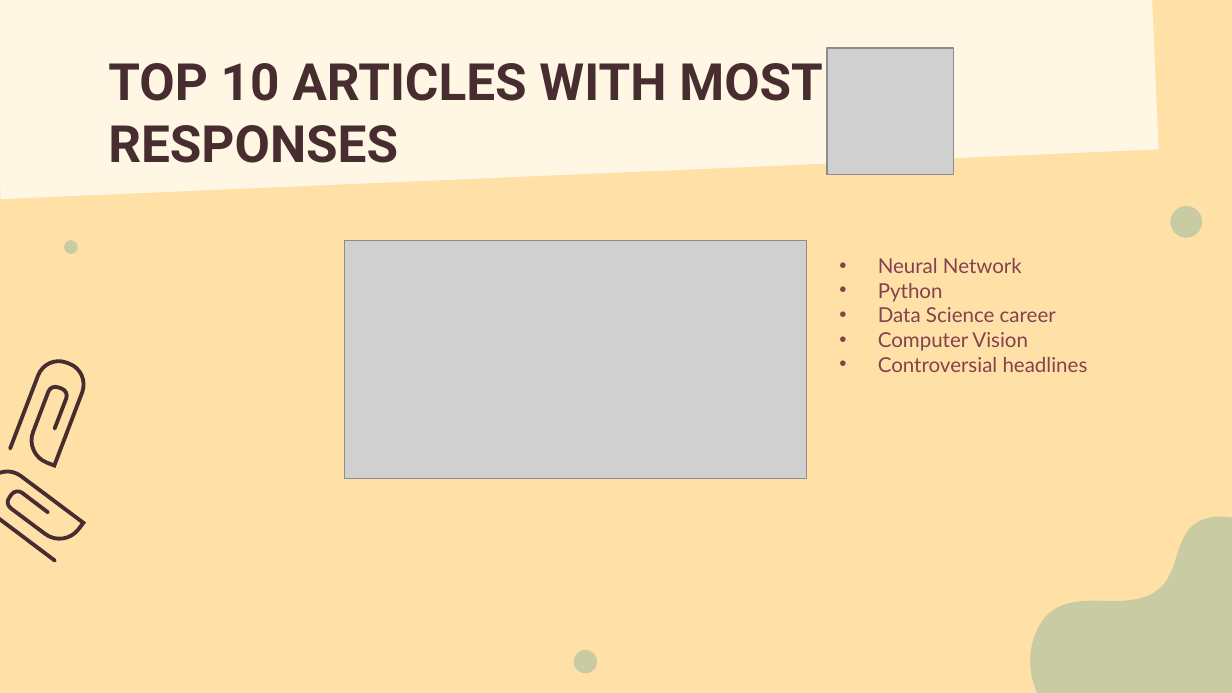
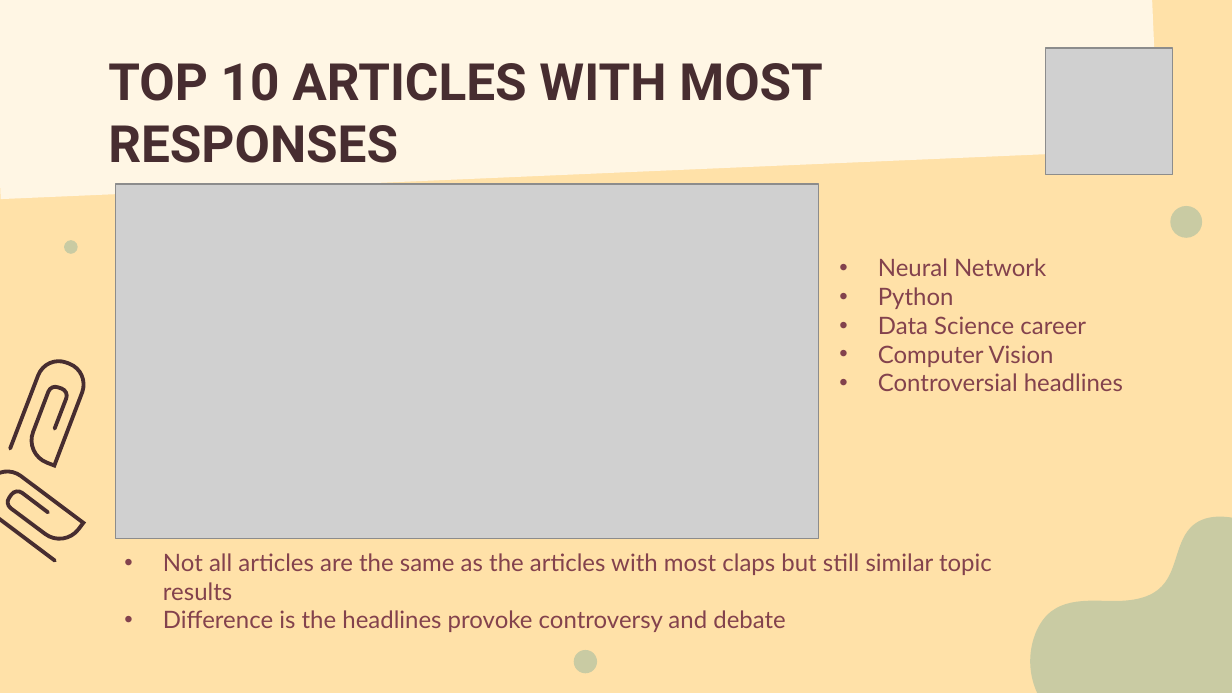
Before and after one commit to LiyanaRoslie/ds-keywords, a slide deck: slide 19 of Capstone_presentation_v1.1.pptx. Drawn at 1232x693 pixels with LibreOffice and Linux fonts; fonts in the diff are those of the drawing; grey boxes stand for pictures. Boxes give left, top, right and bottom in pixels: in the first picture for what was removed or moved away, otherwise in the second. Text is boxed around its words. In the diff, an @@ line names an element or a change of style, - is before the commit and + after.

```diff
--- a/Capstone_presentation_v1.1.pptx
+++ b/Capstone_presentation_v1.1.pptx
@@ picture moved from (x1=827, y1=48, x2=954, y2=175) to (x1=1046, y1=48, x2=1173, y2=175) @@
@@ picture added at (x1=116, y1=184, x2=819, y2=538) @@
@@ picture removed at (x1=344, y1=240, x2=806, y2=478) @@
@@ subtitle "Neural Network" at (x1=878, y1=258, x2=1123, y2=391): size 12 to 14 pt @@
@@ text added at (x1=163, y1=553, x2=992, y2=632), 14 pt, text #83424D @@
+• Not all articles are the same as the articles with most claps but still similar topic results
+• Difference is the headlines provoke controversy and debate
```
Also in this commit, not shown: 14 other slides changed, 3 slides added, 1 slide removed.
